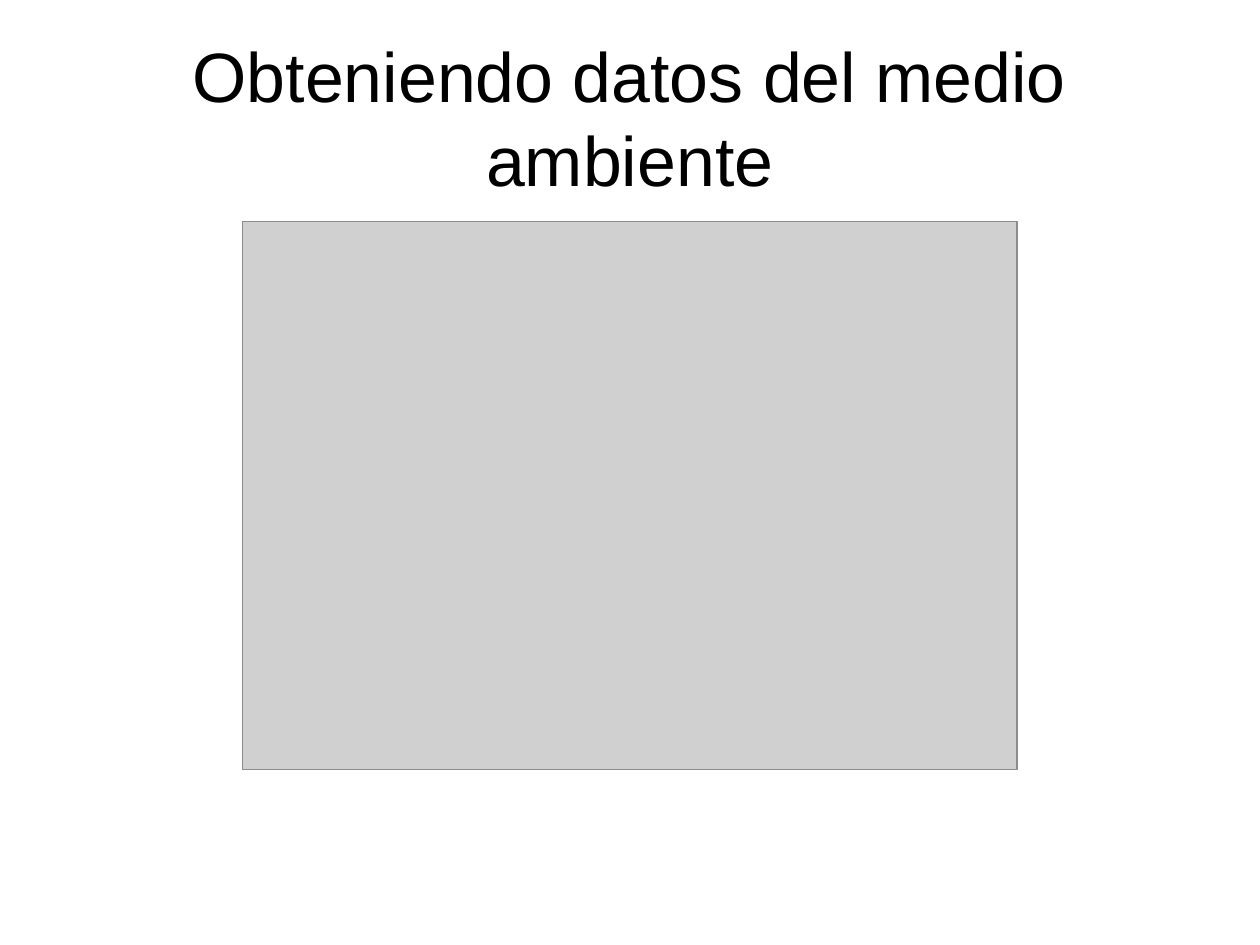
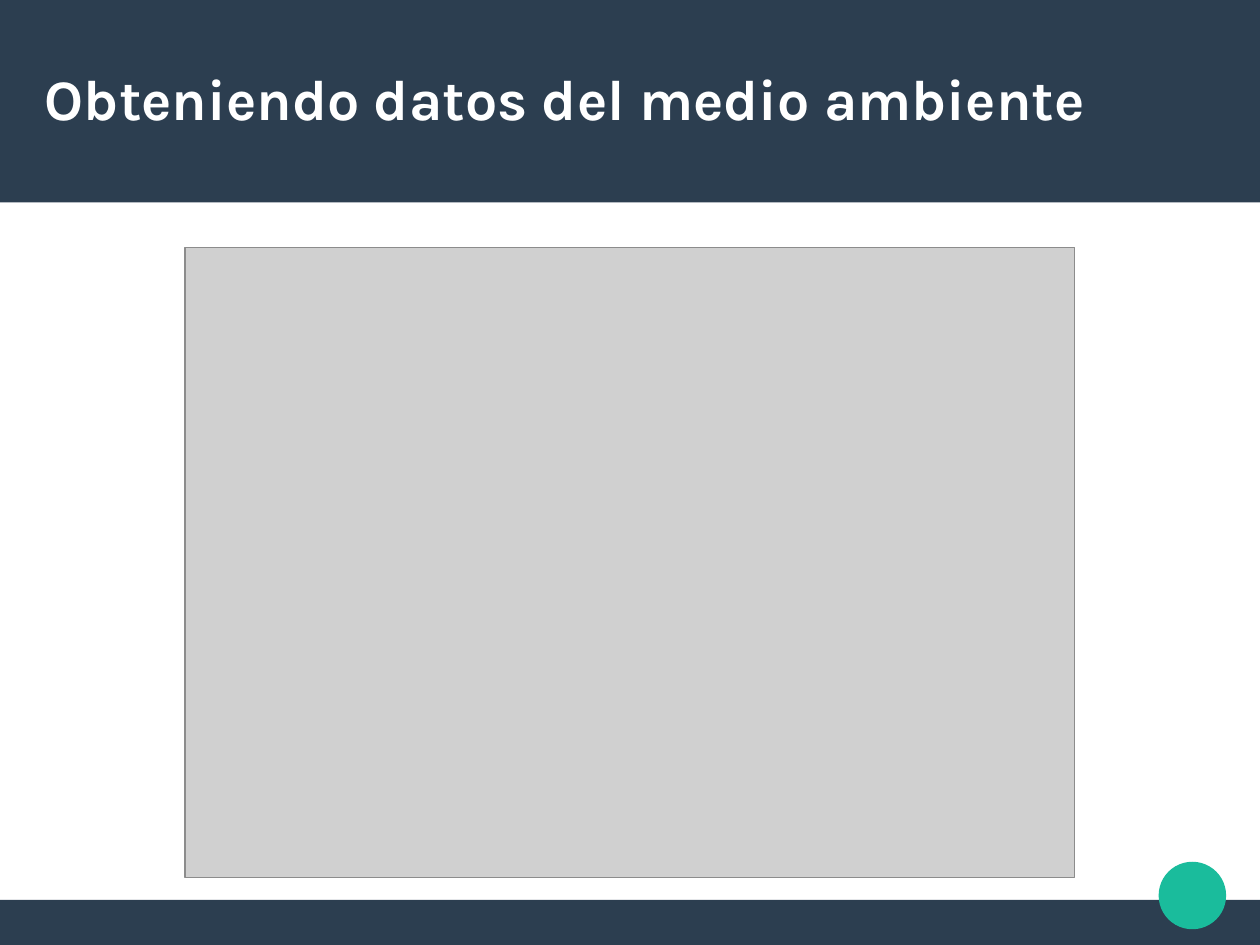
Before and after one commit to valentinbasel/escuela_del_futuro, a slide deck: slide 1 of clase1/mini_present.odp. Drawn at 1260x945 pixels with LibreOffice and Linux fonts; fonts in the diff are those of the drawing; grey boxes stand for pictures. Boxes give left, top, right and bottom in pixels: in the first picture for what was removed or moved away, otherwise in the second. Text is boxed around its words. In the diff, an @@ line names an element or a change of style, - is before the commit and + after.

```diff
--- a/clase1/mini_present.odp
+++ b/clase1/mini_present.odp
@@ rectangle added at (0, 0, 1260, 202), fill #2C3E50 @@
@@ title "Obteniendo datos del medio ambiente": place and size @@
-title "Obteniendo datos del medio ambiente" at (193, 51, 1066, 187)
+title "Obteniendo datos del medio ambiente" at (45, 79, 1084, 121)
@@ title "Obteniendo datos del medio ambiente" at (45, 79, 1084, 121): size 44 to 36 pt, font Arial to Karla, text colour #000000 to #FFFFFF, bold on; alignment centre to left @@
@@ picture: place and size @@
-picture at (242, 221, 1016, 768)
+picture at (185, 248, 1076, 878)
@@ ellipse added at (1159, 862, 1227, 930), fill #1ABC9C @@
@@ rectangle added at (0, 900, 1260, 944), fill #2C3E50 @@
```
Also in this commit, not shown: 8 other slides changed, 1 slide added, 1 slide removed, 2 other files.
